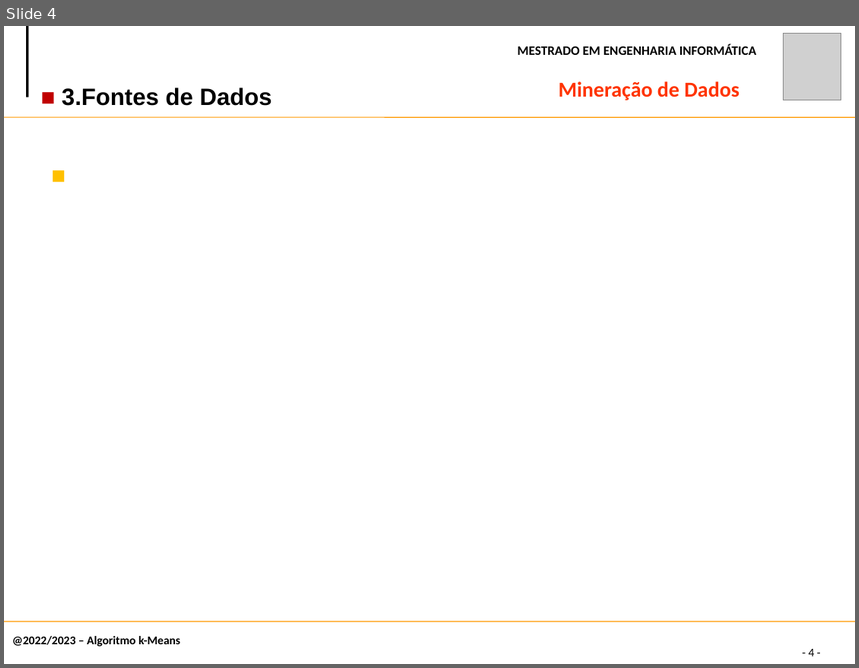
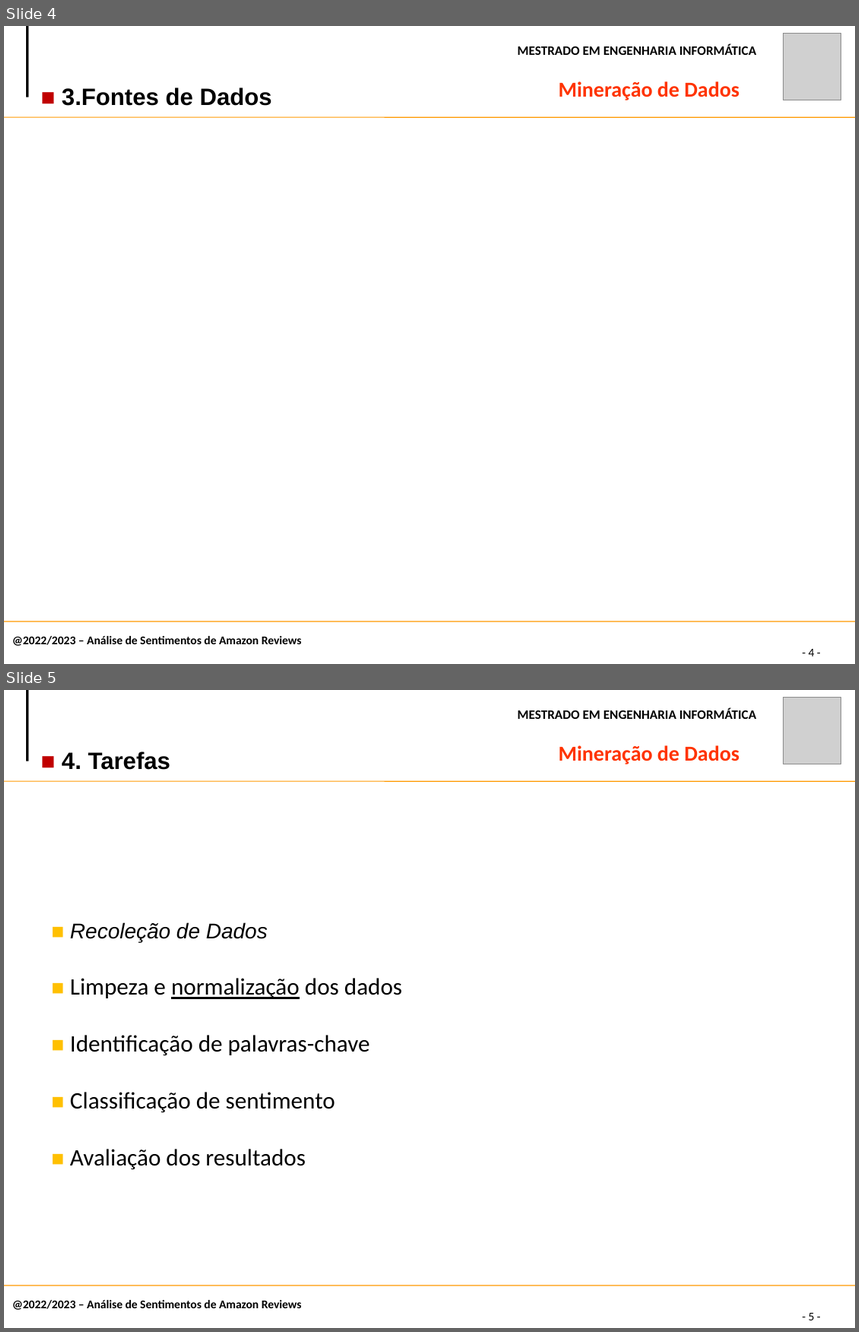
Before and after one commit to claudiadmr/MD-Projeto, a slide deck: Fase1/MD.pptx. Shown one above the other, each under a label of ours: slide 4 before the commit, slides 4 and 5 after it. The pictures are 859x668 and 859x1332 pixels, drawn with LibreOffice and Linux fonts; fonts in the diff are those of the drawing; grey boxes stand for pictures. Boxes give left, top, right and bottom in pixels: in the first picture for what was removed or moved away, otherwise in the second. Text is boxed around its words. In the diff, an @@ line names an element or a change of style, - is before the commit and + after.

```diff
--- a/Fase1/MD.pptx
+++ b/Fase1/MD.pptx
@@ slide 5 added at <box>4,690,855,1328</box>, background #FFFFFF @@
@@ line added from (27, 690) to (27, 761), #000000 2 pt @@
@@ text added at <box>518,709,756,719</box>, 11 pt, text #000000, bold @@
+MESTRADO EM ENGENHARIA INFORMÁTICA
@@ picture added at <box>784,697,842,764</box> @@
@@ text added at <box>62,752,170,770</box>, 20 pt, text #000000, bold @@
+■ 4. Tarefas
@@ text added at <box>559,745,740,764</box>, 18 pt, text #FF3300, bold @@
+Mineração de Dados
@@ line added from (4, 781) to (855, 781), #FF9900 0.75 pt @@
@@ text added at <box>70,923,402,1170</box>, 20 pt, text #000000 @@
+■ Recoleção de Dados
+■ Limpeza e normalização dos dados
+■ Identificação de palavras-chave
+■ Classificação de sentimento
+■ Avaliação dos resultados
@@ line added from (4, 1286) to (855, 1286), #FF9900 0.75 pt @@
@@ text added at <box>12,1300,302,1310</box>, 10 pt, text #000000, bold @@
+@2022/2023 – Análise de Sentimentos de Amazon Reviews
@@ page number added at <box>809,1313,815,1321</box>, 10 pt, text #000000 @@
+- 5 -
@@ slide 4 changed as well @@
@@ text removed at <box>44,127,853,242</box> @@
-■
@@ text at <box>12,636,302,646</box>: text changed @@
-@2022/2023 – Algoritmo k-Means
+@2022/2023 – Análise de Sentimentos de Amazon Reviews
```
Also in this commit, not shown: 5 other slides changed, 1 other slide added.
